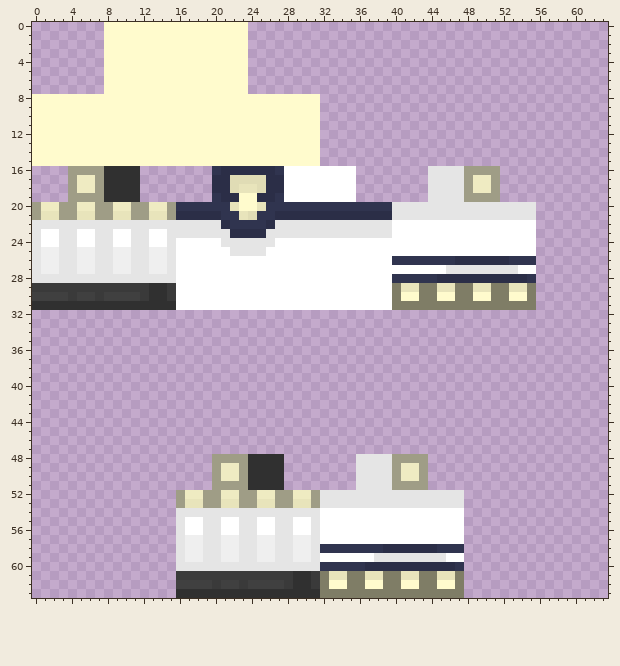
Pixel-art sprite, stored at image/steve.png. Above, as it was before the edit.
The file is 64x64 pixels. Colours within 5 levels of each other are drawn and written as one.
The result:
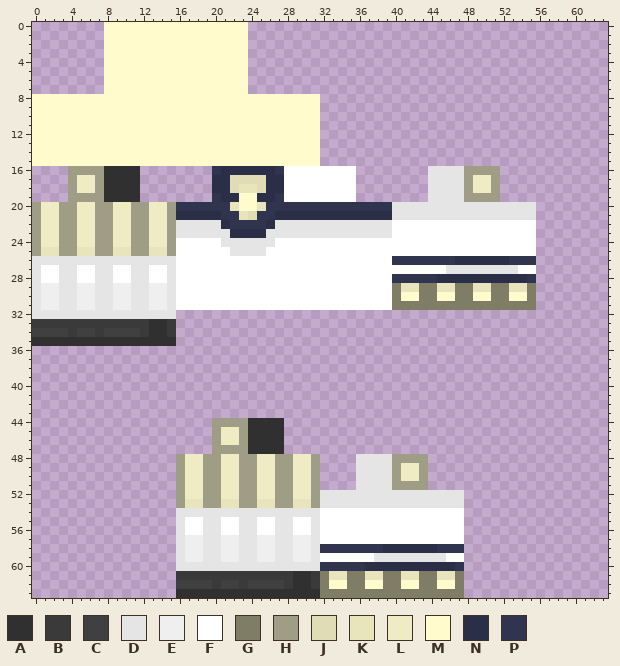
Palette (. is transparent): A #303030  B #3a3a3a  C #404040  D #e5e5e5  E #efefef  F #ffffff  G #7f7d66  H #9f9d86  J #e0dcb5  K #e8e4bb  L #efebc2  M #fffbcd  N #2b2e47  P #30344f
Changes in this commit:
y 21: x 1..2 KK -> LL; x 5..6 KK -> LL; x 9..10 KK -> LL; x 13..14 KK -> LL
y 22: x 0..15 DDDDDDDDDDDDDDDD -> HLLHHLLHHLLHHLLH
y 23..24: x 0..15 DFFDDFFDDFFDDFFD -> HLLHHLLHHLLHHLLH
y 25: x 0..15 DEEDDEEDDEEDDEED -> HKKHHKKHHKKHHKKH
y 26: x 1..2 EE -> DD; x 5..6 EE -> DD; x 9..10 EE -> DD; x 13..14 EE -> DD
y 27: x 1..2 EE -> FF; x 5..6 EE -> FF; x 9..10 EE -> FF; x 13..14 EE -> FF
y 28: x 1..2 DD -> FF; x 5..6 DD -> FF; x 9..10 DD -> FF; x 13..14 DD -> FF
y 29: x 0..15 BBBBBBBBBBBBBAAB -> DEEDDEEDDEEDDEED
y 30: x 0..15 CCCCBCCBCCCCBAAB -> DEEDDEEDDEEDDEED
y 31: x 0..15 AAAAAAAAAAAAAAAA -> DEEDDEEDDEEDDEED
y 32: x 0..15 ................ -> DDDDDDDDDDDDDDDD
y 33: x 0..15 ................ -> BBBBBBBBBBBBBAAB
y 34: x 0..15 ................ -> CCCCBCCBCCCCBAAB
y 35: x 0..15 ................ -> AAAAAAAAAAAAAAAA
y 44: x 20..27 ........ -> HHHHAAAA
y 45..46: x 20..27 ........ -> HLLHAAAA
y 47: x 20..27 ........ -> HHHHAAAA
y 48: x 16..19 .... -> HLLH; x 21..22 HH -> LL; x 24..31 AAAA.... -> HLLHHLLH
y 49..50: x 16..19 .... -> HLLH; x 24..31 AAAA.... -> HLLHHLLH
y 51: x 16..19 .... -> HLLH; x 21..22 HH -> LL; x 24..31 AAAA.... -> HLLHHLLH
Pixel boxes of the changes (left, top, right, bottom) in both pictures:
changed: (32, 211, 176, 346)
changed: (176, 418, 320, 490)
